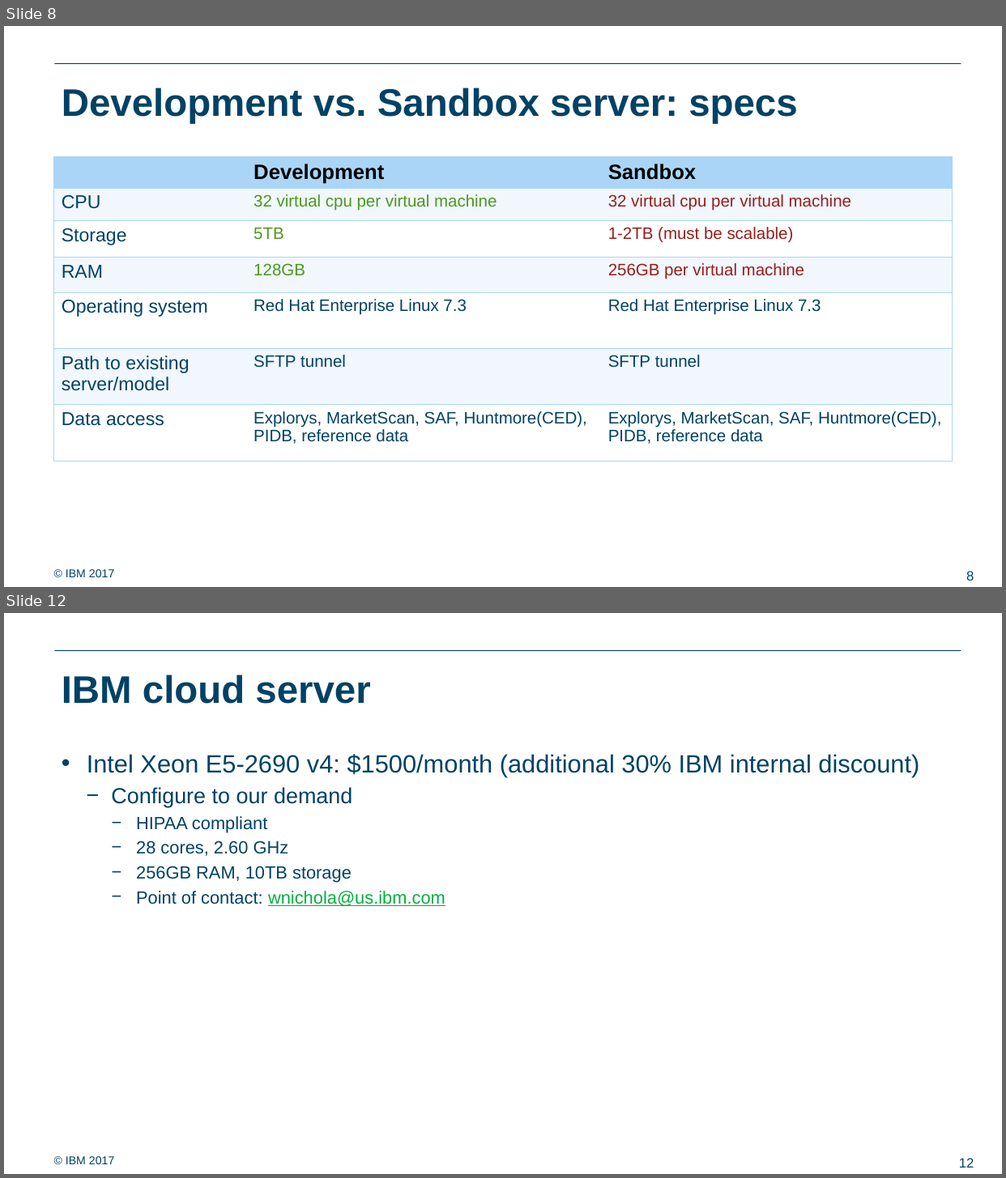
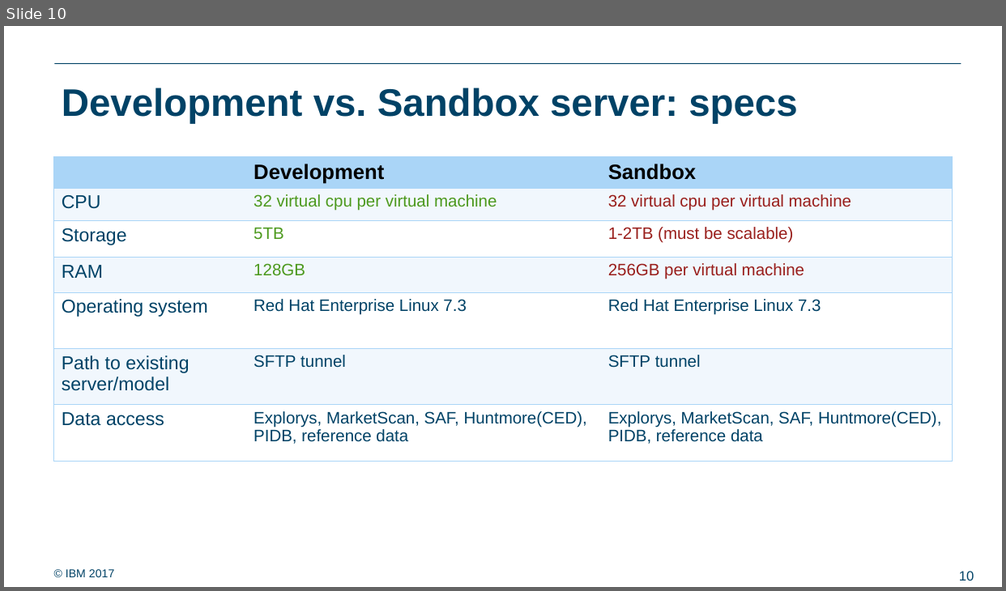
Before and after one commit to ralf0615/Analytics_project_backlog, a slide deck: Analytics_server_setup_v3.pptx. Shown one above the other, each under a label of ours: slides 8 and 12 before the commit, slide 10 after it; the slides between them are not shown. The pictures are 1006x1178 and 1006x591 pixels, drawn with LibreOffice and Linux fonts; fonts in the diff are those of the drawing; background and template pictures are left out. Boxes give left, top, right and bottom in pixels: in the first picture for what was removed or moved away, otherwise in the second. Text is boxed around its words. In the diff, an @@ line names an element or a change of style, - is before the commit and + after.

```diff
--- a/Analytics_server_setup_v3.pptx
+++ b/Analytics_server_setup_v3.pptx
@@ slide 12 removed at [4,613,1002,1174], background #FFFFFF; not listed: 3 template elements that a slide beside it also shows @@
@@ title removed at [62,675,370,704] @@
-IBM cloud server
@@ text removed at [87,754,919,906] @@
-• Intel Xeon E5-2690 v4: $1500/month (additional 30% IBM internal discount)
-  − Configure to our demand
-    − HIPAA compliant
-    − 28 cores, 2.60 GHz
-    − 256GB RAM, 10TB storage
-    − Point of contact: wnichola@us.ibm.com
@@ what was slide 8 is now slide 10 @@
@@ page number at [959,571,974,581]: text changed @@
-8
+10
```
Also in this commit, not shown: 6 slides changed, 4 slides added, 4 other slides removed, 3 other files.
